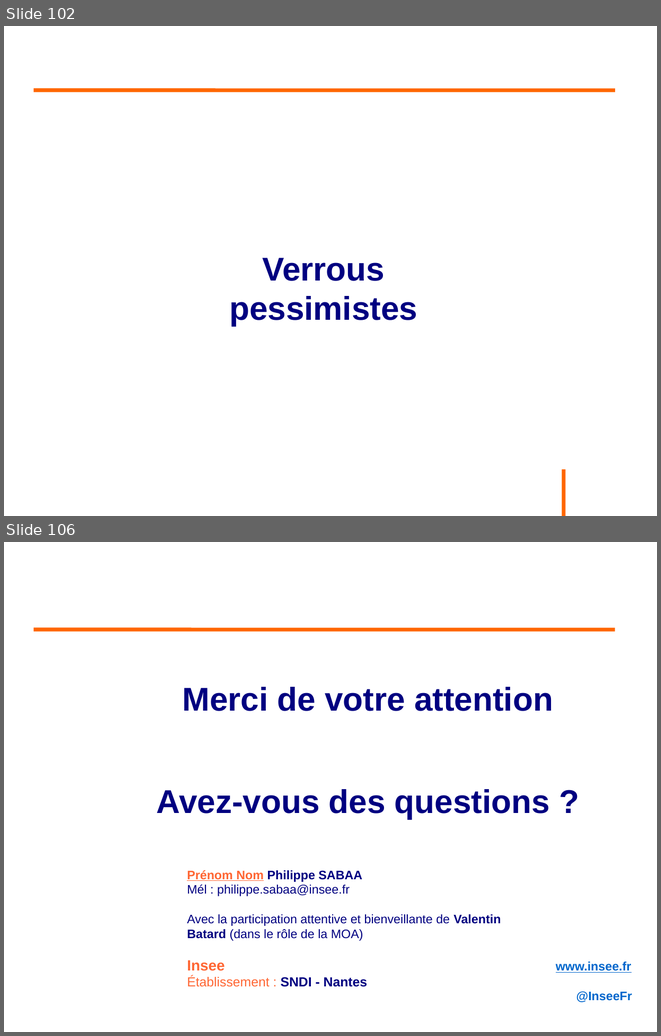
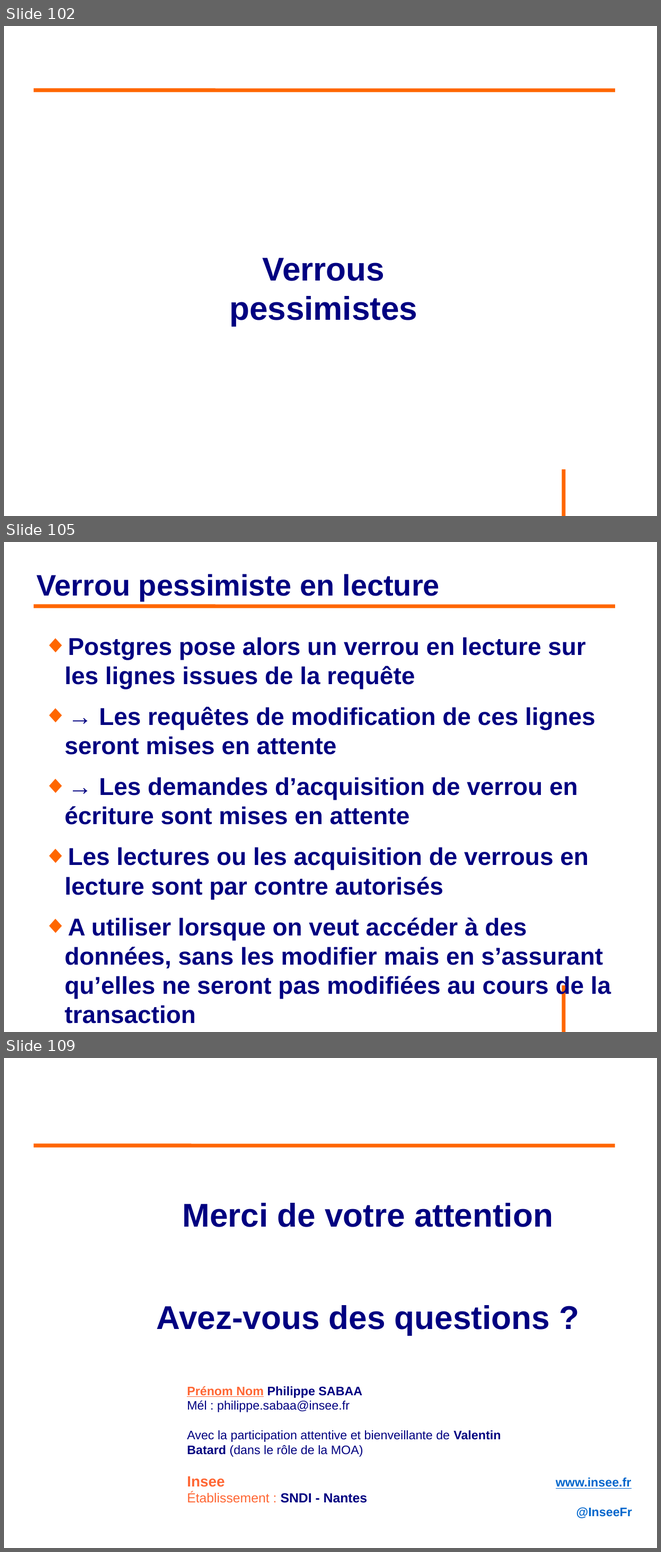
Before and after one commit to philphils/formation-hibernate-avancee, a slide deck: Documentation/diapo_formation_hibernate_avancee.odp. Shown one above the other, each under a label of ours: slides 102 and 106 before the commit, slides 102, 105 and 109 after it; the slides between them are not shown. The pictures are 661x1036 and 661x1552 pixels, drawn with LibreOffice and Linux fonts; fonts in the diff are those of the drawing; background and template pictures are left out. Boxes give left, top, right and bottom in pixels: in the first picture for what was removed or moved away, otherwise in the second. Text is boxed around its words. In the diff, an @@ line names an element or a change of style, - is before the commit and + after.

Commit message:
Finalisation partie verrou TP4

```diff
--- a/Documentation/diapo_formation_hibernate_avancee.odp
+++ b/Documentation/diapo_formation_hibernate_avancee.odp
@@ slide 105 added at (4, 542, 657, 1032), background #FFFFFF; not listed: 1 template element that a slide beside it also shows @@
@@ title added at (37, 574, 440, 601), 36 pt, text #000080, bold @@
+Verrou pessimiste en lecture
@@ line added from (34, 606) to (616, 606), #FF6600 4.54 pt @@
@@ text added at (64, 637, 611, 1023), 29.6 pt, text #000080, bold @@
+◆ Postgres pose alors un verrou en lecture sur les lignes issues de la requête
+◆ → Les requêtes de modification de ces lignes seront mises en attente
+◆ → Les demandes d’acquisition de verrou en écriture sont mises en attente
+◆ Les lectures ou les acquisition de verrous en lecture sont par contre autorisés
+◆ A utiliser lorsque on veut accéder à des données, sans les modifier mais en s’assurant qu’elles ne seront pas modifiées au cours de la transaction
@@ what was slide 106 is now slide 109 @@
```
Also in this commit, not shown: 3 slides changed, 2 other slides added.
